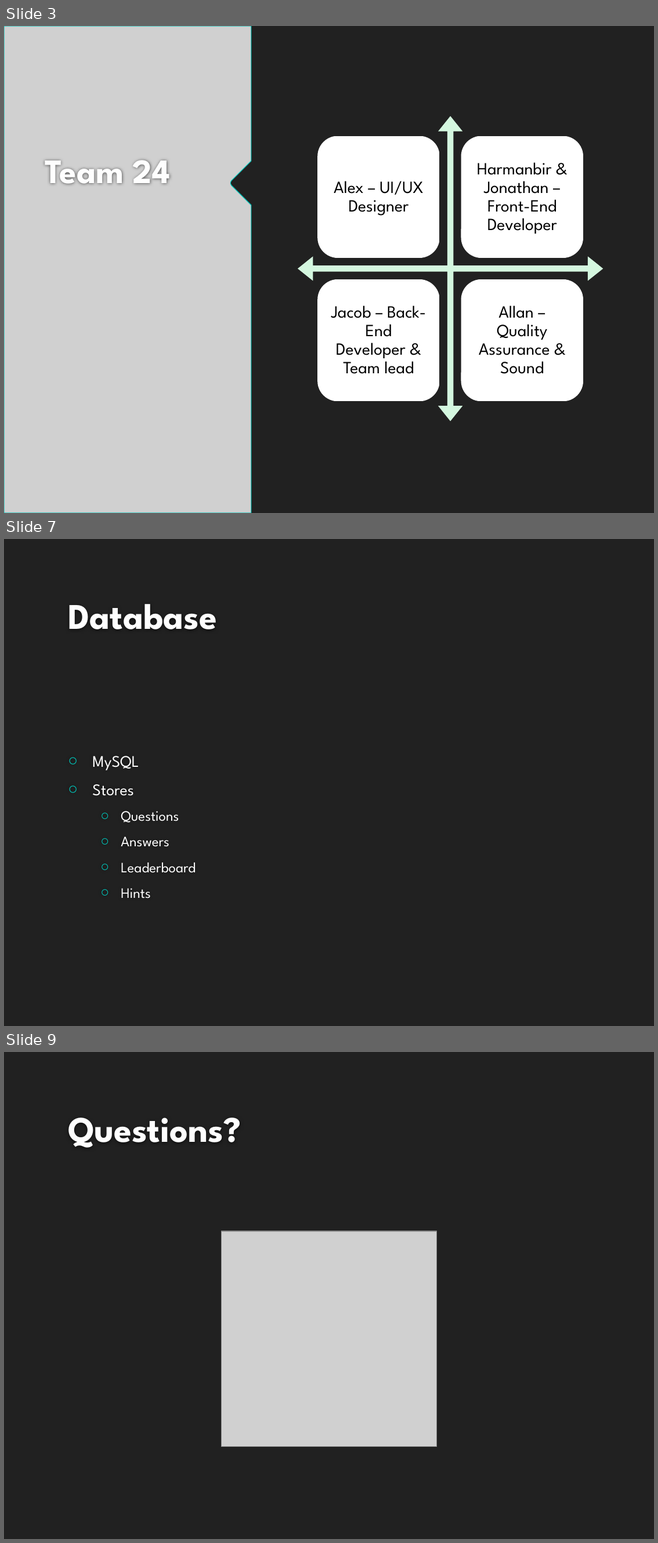
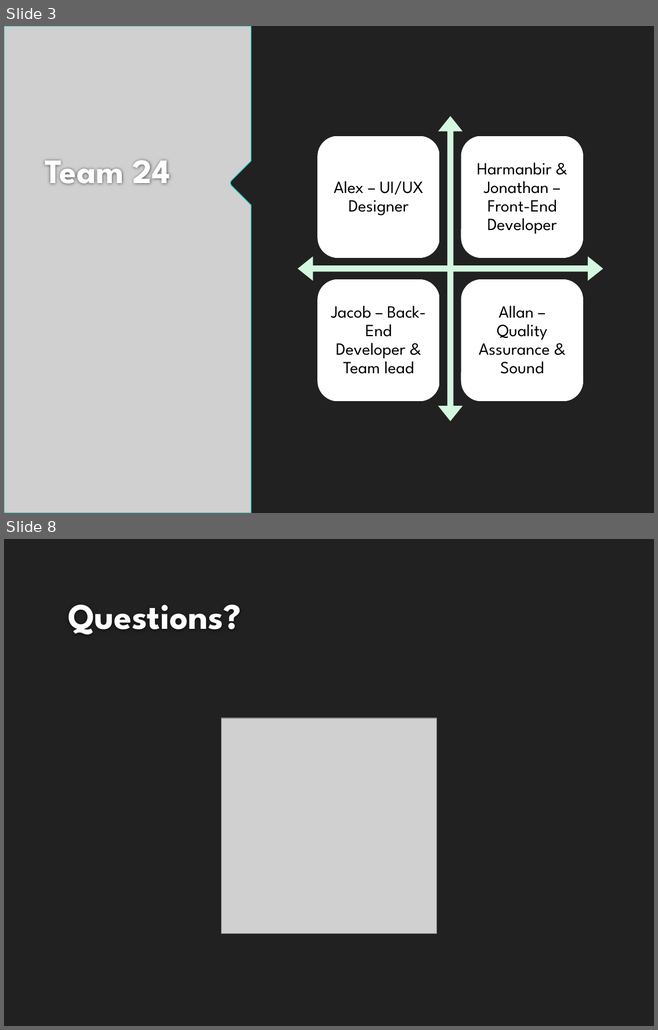
Before and after one commit to HarmanbirD/WaterQwiz, a slide deck: Wasted Water Quiz.pptx. Shown one above the other, each under a label of ours: slides 3, 7 and 9 before the commit, slides 3 and 8 after it; the slides between them are not shown. The pictures are 658x1543 and 658x1030 pixels, drawn with LibreOffice and Linux fonts; fonts in the diff are those of the drawing; grey boxes stand for pictures; background and template pictures are left out. Boxes give left, top, right and bottom in pixels: in the first picture for what was removed or moved away, otherwise in the second. Text is boxed around its words. In the diff, an @@ line names an element or a change of style, - is before the commit and + after.

```diff
--- a/Wasted Water Quiz.pptx
+++ b/Wasted Water Quiz.pptx
@@ slide 7 removed at box(4, 539, 654, 1026), background #212121 @@
@@ title removed at box(68, 604, 217, 629) @@
-Database
@@ text removed at box(92, 756, 195, 899) @@
-○ MySQL
-○ Stores
-  ○ Questions
-  ○ Answers
-  ○ Leaderboard
-  ○ Hints
@@ what was slide 9 is now slide 8 @@
```
Also in this commit, not shown: 4 slides changed, 1 slide added, 1 other slide removed.
